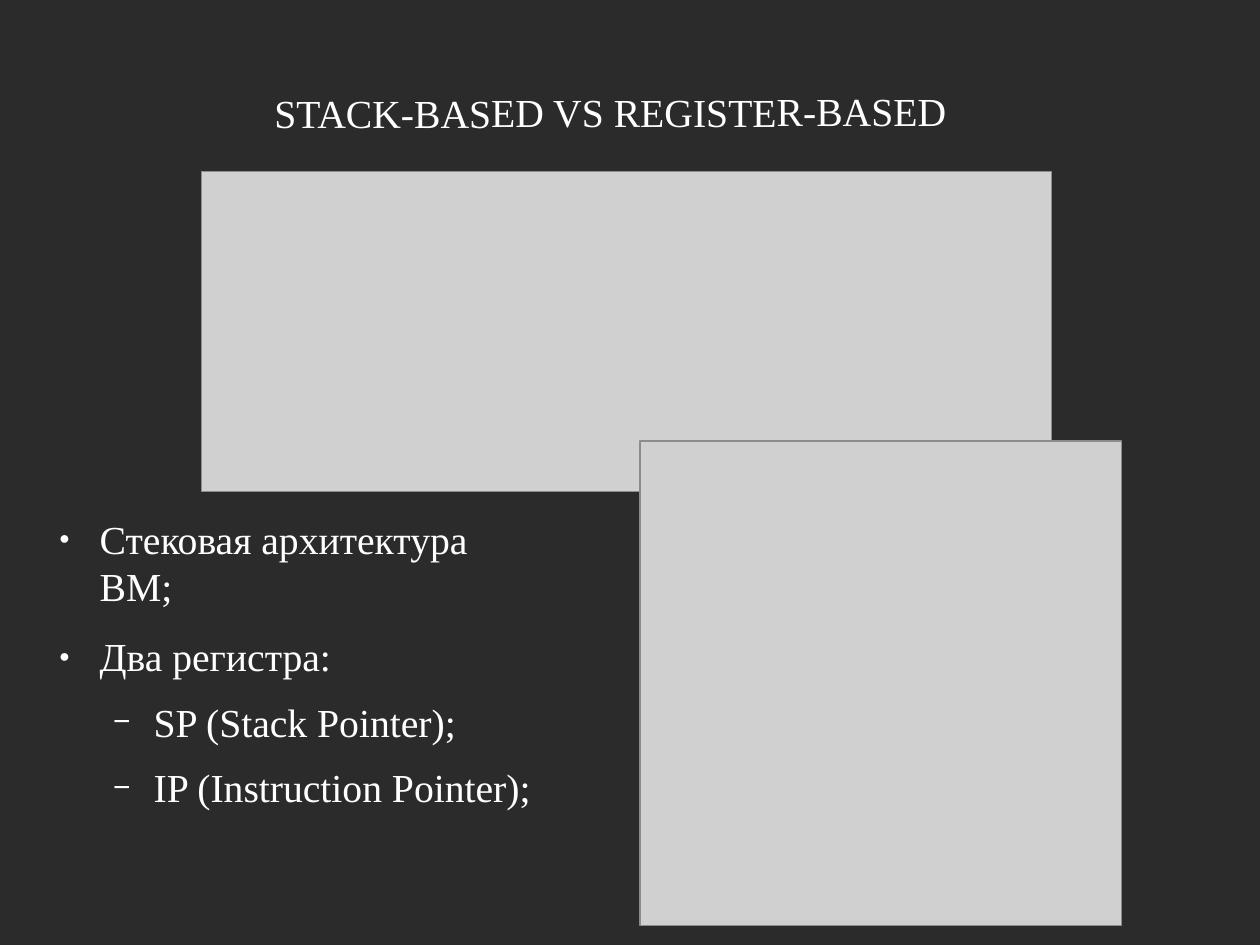
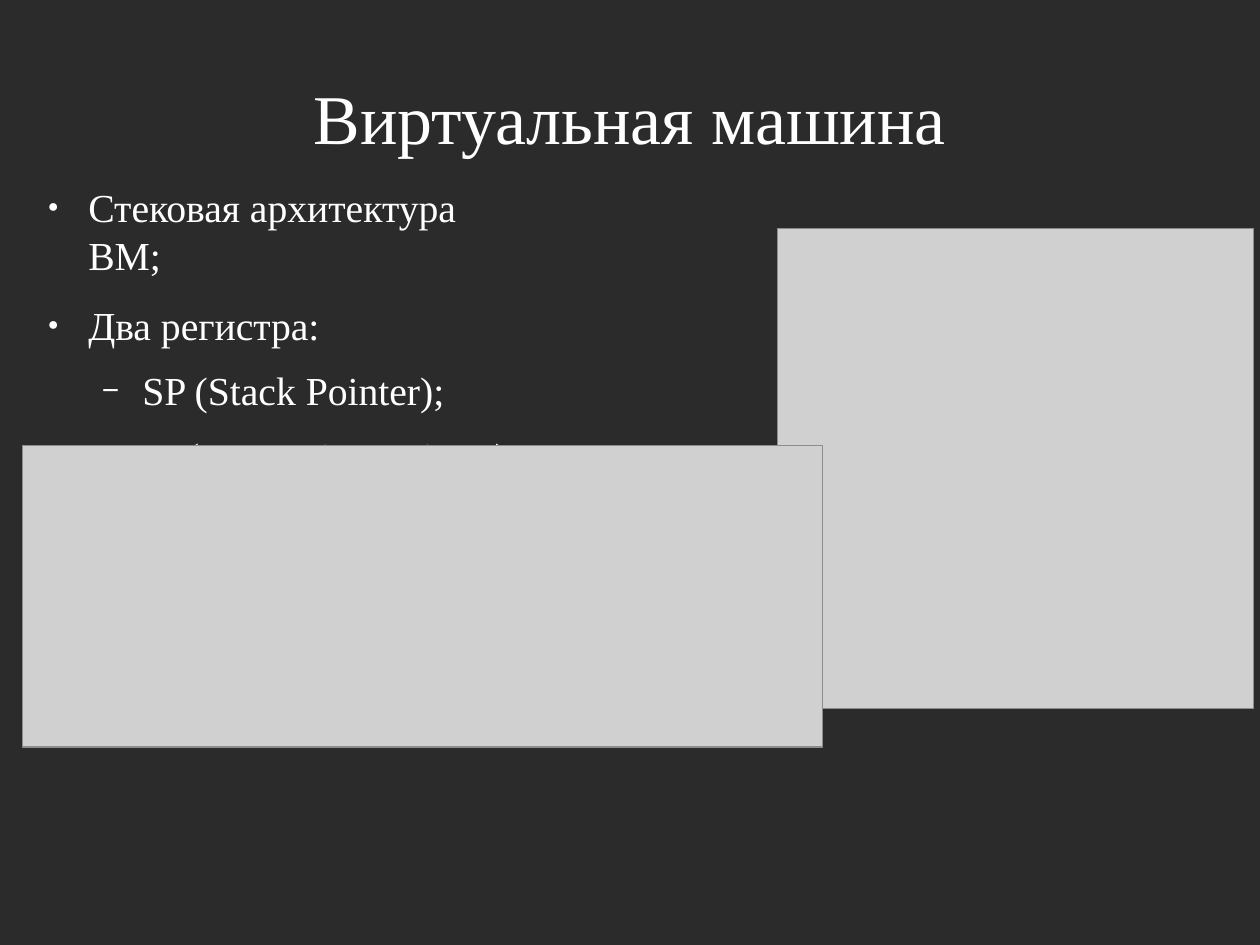
Before and after one commit to masyagin1998/GCI, a slide deck: slide 7 of docs/presentation.odp. Drawn at 1260x945 pixels with LibreOffice and Linux fonts; fonts in the diff are those of the drawing; grey boxes stand for pictures; background and template pictures are left out; a plain dark background stands for a picture behind light text. Boxes give left, top, right and bottom in pixels: in the first picture for what was removed or moved away, otherwise in the second. Text is boxed around its words. In the diff, an @@ line names an element or a change of style, - is before the commit and + after.

```diff
--- a/docs/presentation.odp
+++ b/docs/presentation.odp
@@ text removed at bbox=[274, 99, 946, 129] @@
-STACK-BASED VS REGISTER-BASED
@@ title added at bbox=[314, 98, 945, 157], 44 pt, text #FFFFFF @@
+Виртуальная машина
@@ text "Стековая архитектура ВМ;" rewrapped from bbox=[100, 527, 531, 810] to bbox=[88, 195, 520, 446] @@
@@ picture: place and size @@
-picture at bbox=[201, 172, 1052, 492]
+picture at bbox=[777, 229, 1254, 709]
@@ picture: place and size @@
-picture at bbox=[640, 441, 1122, 926]
+picture at bbox=[23, 446, 823, 748]
```
Also in this commit, not shown: 7 other slides changed, 2 slides added, 2 slides removed, 1 other file.
